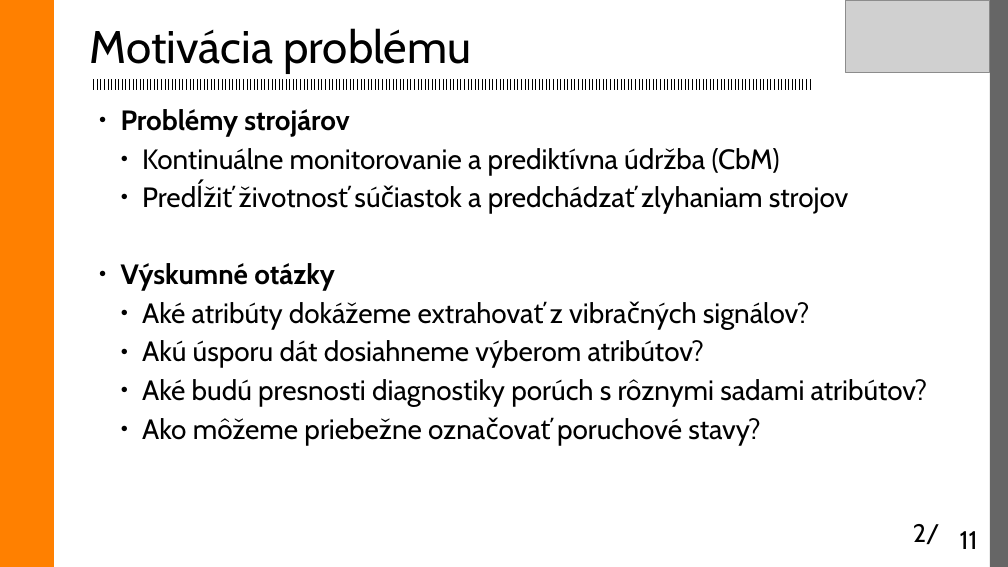
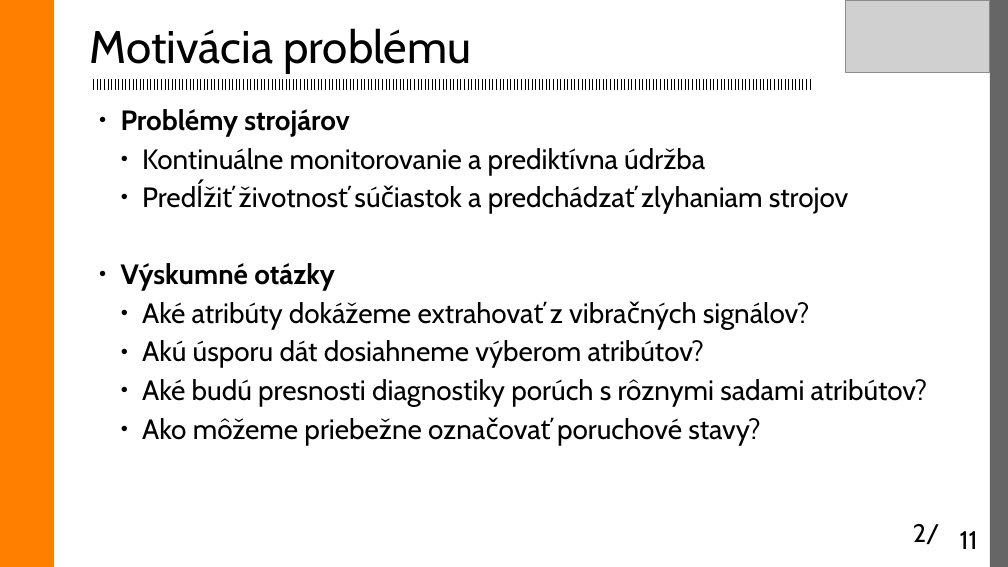
Before and after one commit to etakerim/masters-thesis, a slide deck: slide 2 of defense/DP2-obhajoba.odp. Drawn at 1008x567 pixels with LibreOffice and Linux fonts; fonts in the diff are those of the drawing; grey boxes stand for pictures. Boxes give left, top, right and bottom in pixels: in the first picture for what was removed or moved away, otherwise in the second. Text is boxed around its words. In the diff, an @@ line names an element or a change of style, - is before the commit and + after.

```diff
--- a/defense/DP2-obhajoba.odp
+++ b/defense/DP2-obhajoba.odp
@@ text at (x1=142, y1=148, x2=705, y2=175): text changed @@
-  ● Kontinuálne monitorovanie a prediktívna údržba (CbM)
+  ● Kontinuálne monitorovanie a prediktívna údržba
```
Also in this commit, not shown: 6 other slides changed, 21 other files.
